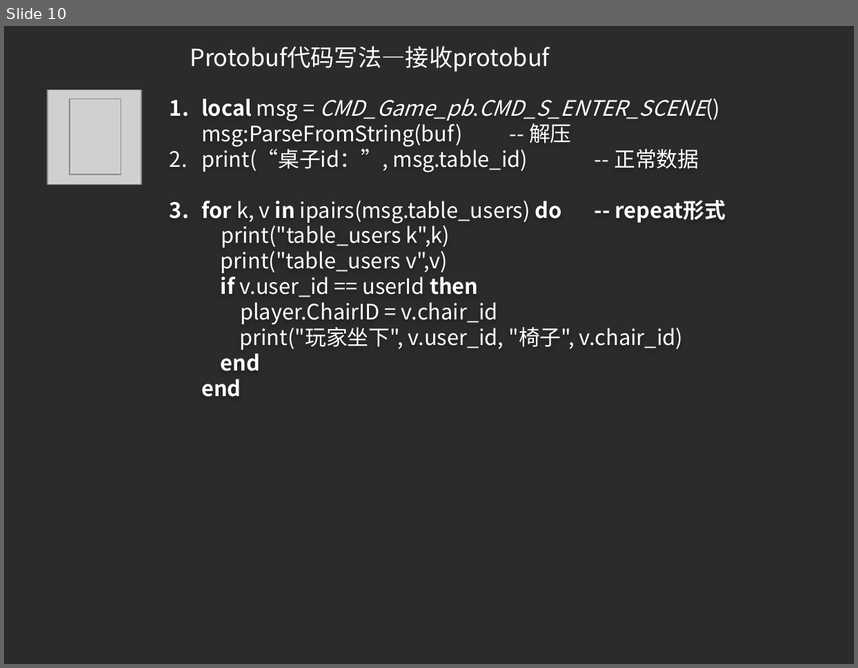
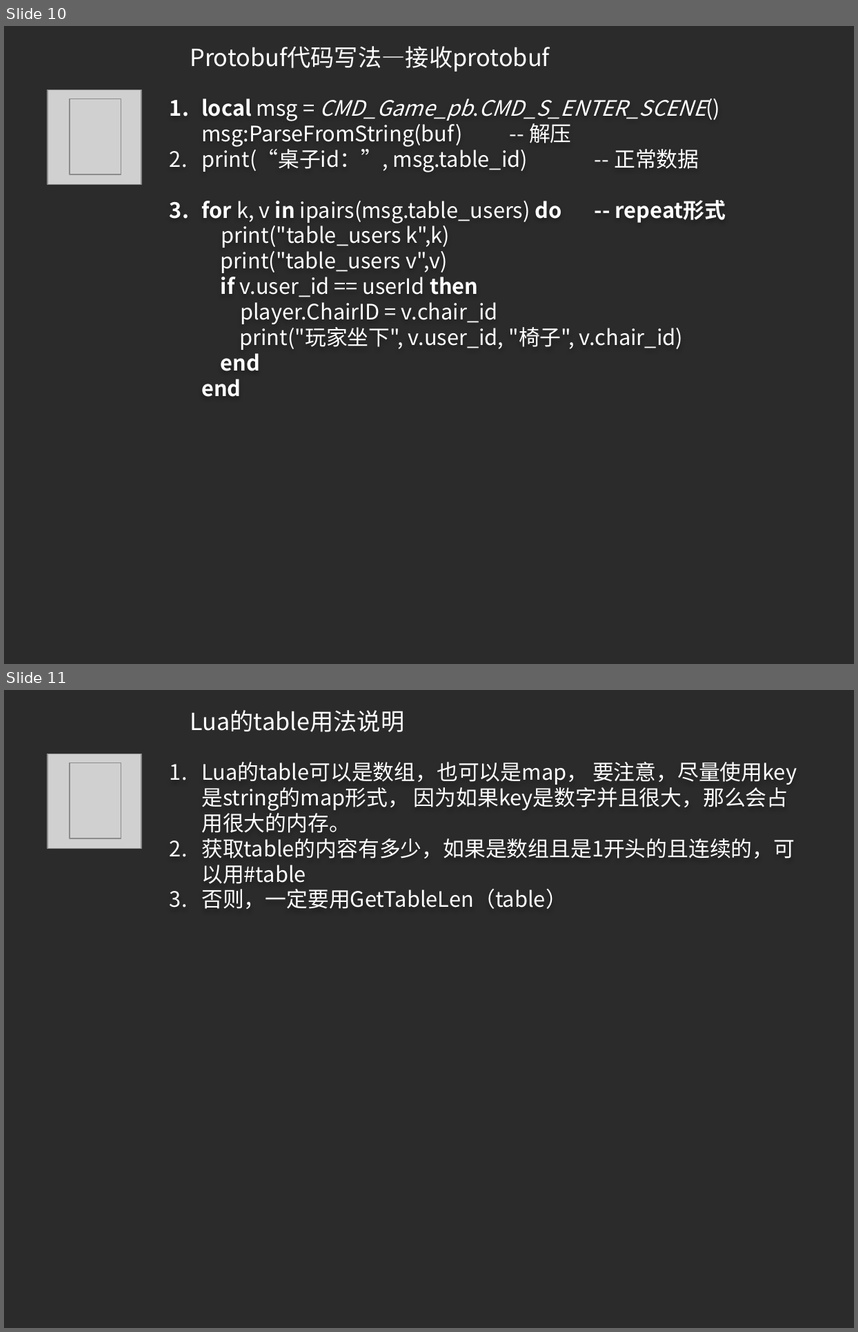
Before and after one commit to zgame/GoLangCode, a slide deck: ServerGameBYLua2/说明文档/服务器架构设计.pptx. Shown one above the other, each under a label of ours: slide 10 before the commit, slides 10 and 11 after it. The pictures are 858x668 and 858x1332 pixels, drawn with LibreOffice and Linux fonts; fonts in the diff are those of the drawing; grey boxes stand for pictures; background and template pictures are left out; a plain dark background stands for a picture behind light text. Boxes give left, top, right and bottom in pixels: in the first picture for what was removed or moved away, otherwise in the second. Text is boxed around its words. In the diff, an @@ line names an element or a change of style, - is before the commit and + after.

```diff
--- a/ServerGameBYLua2/说明文档/服务器架构设计.pptx
+++ b/ServerGameBYLua2/说明文档/服务器架构设计.pptx
@@ slide 11 added at [4,690,854,1328], background picture (left out) @@
@@ title added at [190,710,404,732], 20 pt, text #FFFFFF @@
+Lua的table用法说明
@@ picture added at [47,753,141,848] @@
@@ picture added at [70,763,121,839] @@
@@ text added at [201,762,797,909], 18 pt, text #FFFFFF @@
+1. Lua的table可以是数组，也可以是map， 要注意，尽量使用key是string的map形式， 因为如果key是数字并且很大，那么会占用很大的内存。
+2. 获取table的内容有多少，如果是数组且是1开头的且连续的，可以用#table
+3. 否则，一定要用GetTableLen（table）
```
Also in this commit, not shown: 11 other files.
